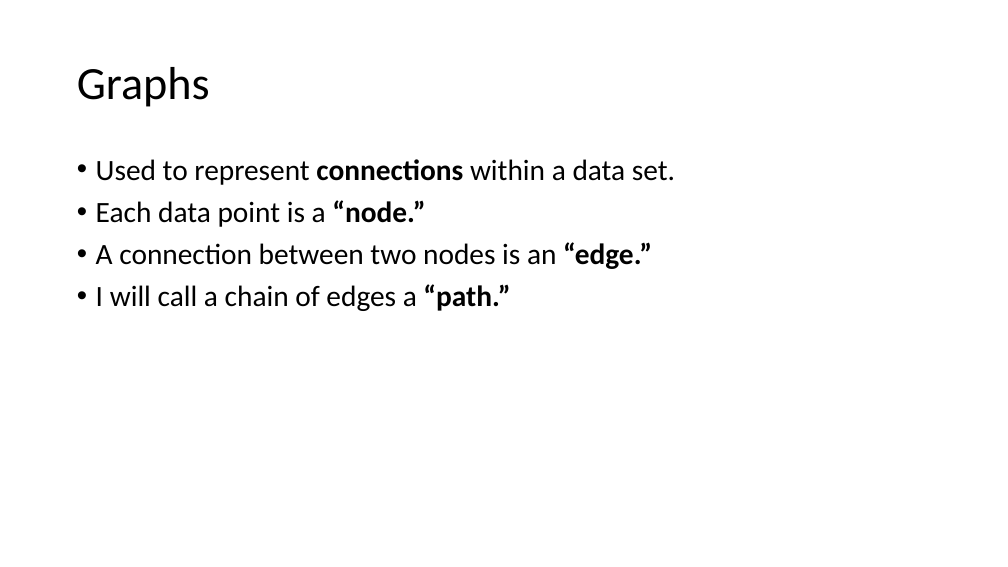
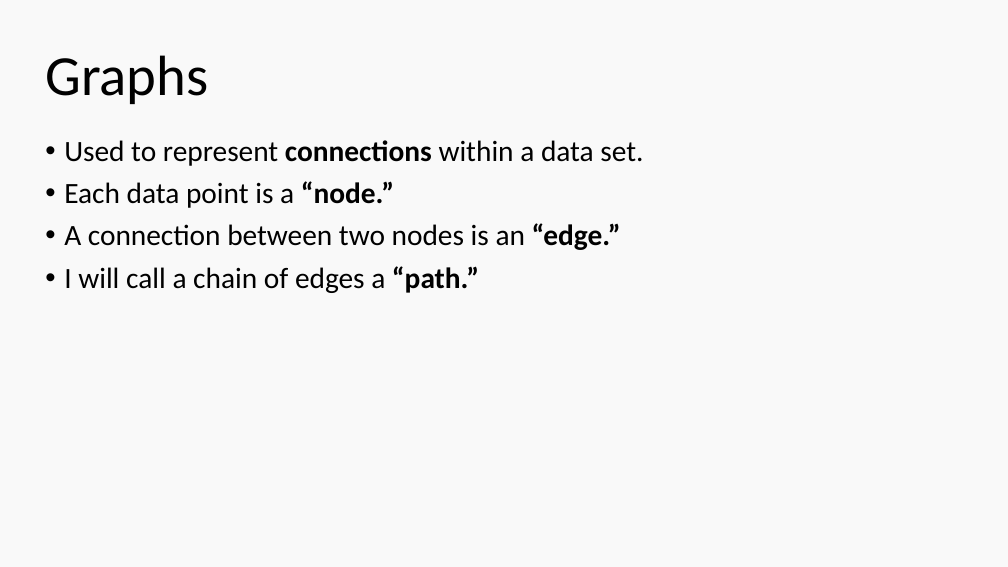
Before and after one commit to ethanatortx/graph_lab_presentation, a slide deck: slide 2 of graphs_pp.pptx. Drawn at 1008x567 pixels with LibreOffice and Linux fonts; fonts in the diff are those of the drawing. Boxes give left, top, right and bottom in pixels: in the first picture for what was removed or moved away, otherwise in the second. Text is boxed around its words. In the diff, an @@ line names an element or a change of style, - is before the commit and + after.

Commit message:
graph lab changes

```diff
--- a/graphs_pp.pptx
+++ b/graphs_pp.pptx
@@ background #FFFFFF to #F9F9F9 @@
@@ title "Graphs": place and size @@
-title "Graphs" at box(77, 67, 210, 107)
+title "Graphs" at box(45, 55, 208, 104)
@@ title "Graphs" at box(45, 55, 208, 104): size 44 to 54 pt @@
@@ text "Used to represent connections within ...": place and size @@
-text "Used to represent connections within ..." at box(96, 159, 675, 311)
+text "Used to represent connections within ..." at box(64, 140, 643, 293)
```
Also in this commit, not shown: 5 other slides changed, 2 slides added, 7 slides removed, 5 other files.
